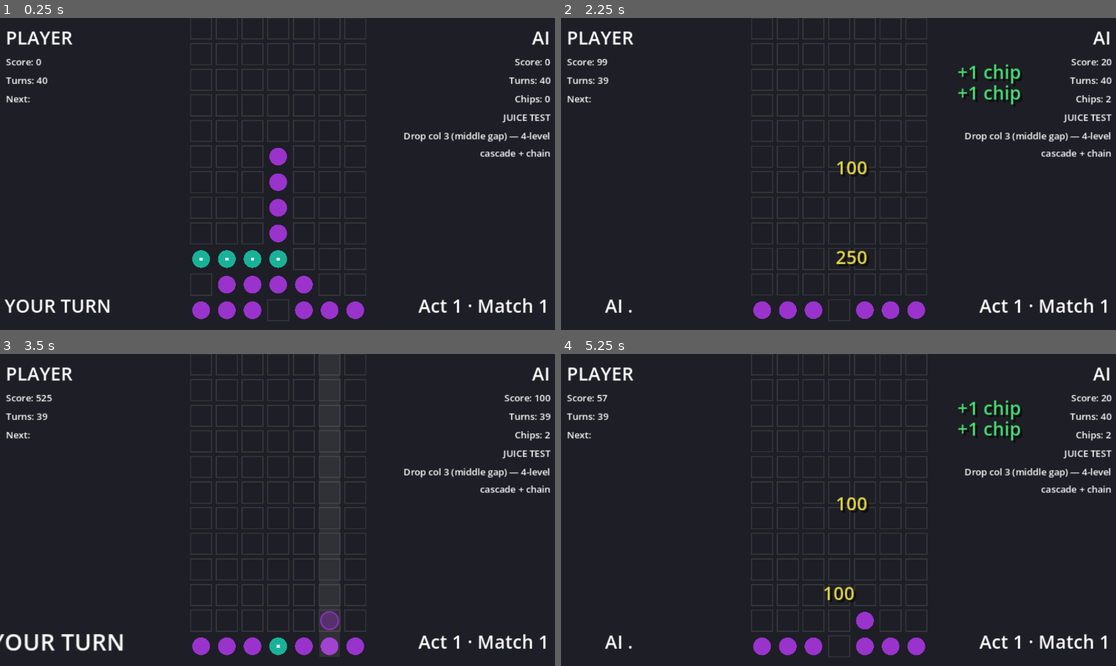
Above: before the commit, frames 1-4 (two rows, left to right).
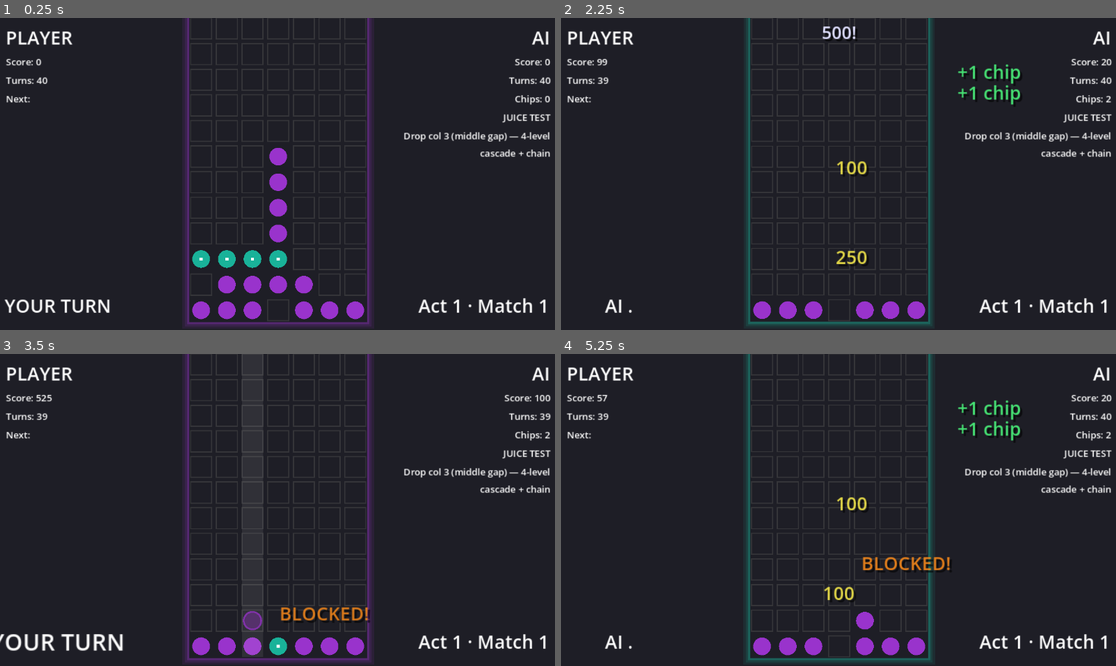
Above: after the commit, the same moments.

Repository: Huffmanz/plummet
Game: Godot game, scene res://scenes/tests/juice_test.tscn
Two runs of this game, one before a commit and one after it. Both use one fixed random seed, a clock stepped at 60 frames per second and the inputs below. The project has no main scene, so this scene is started directly.
Inputs (mouse positions are in pixels of both pictures, inside the frame that each line leads up to):
- Up to frame 1 (0.25 s): no input
- Up to frame 2 (2.25 s): tap Enter at 0.5, 2 s; move the mouse to (960, 158) at 0.52 s; tap R at 0.6 s; click (960, 158) at 0.67 s; tap Space at 1.25 s; move the mouse to (727, 189) at 1.27 s; tap M at 1.35 s; click (727, 189) at 1.42 s; move the mouse to (894, 105) at 2.02 s; tap T at 2.1 s; click (894, 105) at 2.17 s
- Up to frame 3 (3.5 s): move the mouse to (249, 572) at 2.77 s; tap R at 2.85 s; click (249, 572) at 2.92 s
- Up to frame 4 (5.25 s): move the mouse to (1005, 556) at 3.52 s; tap M at 3.6 s; click (1005, 556) at 3.67 s; tap Space at 4.25 s; move the mouse to (672, 463) at 4.27 s; tap T at 4.35 s; click (672, 463) at 4.42 s; tap Enter at 5 s; move the mouse to (866, 510) at 5.02 s; tap R at 5.1 s; click (866, 510) at 5.17 s

The runs differ from the first frame. In frame 1, 1.9% of the frame differs, in the area x 33-67%, y 0-99%; in frame 2, 2.2%; in frame 3, 2.6%; in frame 4, 2.3%.

Commit message:
feat: implement moar juice polish (feature 14)
Board edge glow pulses player/AI color on active turn. Cascade heat
shifts board background warmer as chain depth increases. Frozen column
frost overlay draws blue hatching over locked columns. Drop shadow
ellipse shrinks toward landing cell as piece falls. Piece blooms to
120% saturation on landing. Modifier trigger flash pulses accent color
on activation. Score milestone pop fires centered text at 500/1000/2000+.
Cascade counter badge shows ×N depth in corner during chains. Turn
counter pulses red in last 10 turns. EnemyPortrait reacts neutral/smug/
startled. BLOCKED! popup fires when a piece cuts across 3+ opponent pieces.

Diff:
--- a/scripts/animation/anim_layer.gd
+++ b/scripts/animation/anim_layer.gd
@@ -44,6 +44,8 @@
 var _drop_scale_y: float = 1.0
 var _drop_burst_rect: Rect2 = Rect2()
 var _drop_burst_owner: CellState.Occupant = CellState.Occupant.PLAYER
+var _drop_trail: Array = []  # Vector2 center positions, oldest first
+const _TRAIL_LEN: int = 6
 signal _drop_done
 
 # --- Gravity animation ---
@@ -119,6 +121,30 @@
 var _combo_text: String = ""
 var _combo_elapsed: float = 0.0
 var _combo_active: bool = false
+
+# --- Land glow bloom ---
+var _land_glow: float = 0.0
+
+# --- Modifier trigger flash ---
+class _ModFlash:
+	var rect: Rect2 = Rect2()
+	var color: Color = Color.WHITE
+	var elapsed: float = 0.0
+
+const _MOD_FLASH_DUR: float = 0.22
+var _mod_flashes: Array = []
+
+# --- Cascade counter badge ---
+const _CASCADE_BADGE_FADE: float = 0.4
+var _cascade_badge_depth: int = 0
+var _cascade_badge_elapsed: float = 0.0
+var _cascade_badge_active: bool = false
+var _cascade_badge_fading: bool = false
+
+# --- Score milestone text ---
+var _milestone_text: String = ""
+var _milestone_elapsed: float = 0.0
+var _milestone_active: bool = false
 
 
 
@@ -186,6 +212,26 @@
 			_combo_active = false
 		dirty = true
 
+	if _land_glow > 0.0:
+		_land_glow = maxf(0.0, _land_glow - 5.0 * delta)
+		dirty = true
+
+	if not _mod_flashes.is_empty():
+		_tick_mod_flashes(delta)
+		dirty = true
+
+	if _cascade_badge_active:
+		_cascade_badge_elapsed += delta
+		if _cascade_badge_fading and _cascade_badge_elapsed >= _CASCADE_BADGE_FADE:
+			_cascade_badge_active = false
+		dirty = true
+
+	if _milestone_active:
+		_milestone_elapsed += delta
+		if _milestone_elapsed >= _COMBO_IN + _COMBO_HOLD + _COMBO_OUT:
+			_milestone_active = false
+		dirty = true
+
 	if dirty:
 		queue_redraw()
 
@@ -195,10 +241,15 @@
 		0:  # accelerating fall
 			_drop_vel += _DROP_ACCEL * delta
 			_drop_y += _drop_vel * delta
+			_drop_trail.append(Vector2(_drop_x + _drop_cs * 0.5, _drop_y + _drop_cs * 0.5))
+			if _drop_trail.size() > _TRAIL_LEN:
+				_drop_trail.pop_front()
 			if _drop_y >= _drop_target_y:
 				_drop_y = _drop_target_y
+				_drop_trail.clear()
 				_drop_phase = 1
 				_drop_phase_t = 0.0
+				_land_glow = 1.0
 				_spawn_landing_burst(_drop_burst_rect, _drop_burst_owner)
 		1:  # squash on impact
 			_drop_phase_t = minf(_drop_phase_t + delta / _SQUASH_DUR, 1.0)
@@ -315,12 +366,15 @@
 	_draw_ai_preview()
 	_draw_col_rejects()
 	_draw_col_flashes()
+	_draw_mod_flashes()
 	_draw_clear_anim()
 	_draw_grav()
 	_draw_drop_anim()
 	_draw_bursts()
 	_draw_score_particles()
 	_draw_popups()
+	_draw_cascade_badge()
+	_draw_milestone_text()
 	_draw_combo_text()
 
 
@@ -403,12 +457,31 @@
 	var center := Vector2(_drop_x + _drop_cs * 0.5, _drop_y + _drop_cs * 0.5) + shake_offset
 	var radius := _drop_cs * 0.42
 
-	# Piece trail during fall — spacing scales with velocity
 	if _drop_phase == 0 and not reduced_motion:
-		var trail_spacing := clampf(_drop_vel / 60.0, 8.0, 32.0)
-		for i in 2:
-			var trail_alpha := 0.45 - i * 0.2
-			draw_circle(center - Vector2(0.0, (i + 1) * trail_spacing), radius * 0.9, Color(color.r, color.g, color.b, trail_alpha))
+		# Drop shadow — ellipse at landing cell that shrinks as piece approaches
+		var cur_dist := maxf(0.0, _drop_target_y - _drop_y)
+		var dist_frac := clampf(cur_dist / (_drop_cs * 6.0), 0.0, 1.0)
+		var shadow_rx := _drop_cs * 0.38 * lerpf(0.9, 0.25, dist_frac)
+		var shadow_alpha := lerpf(0.45, 0.08, dist_frac)
+		var shadow_cx := _drop_x + _drop_cs * 0.5 + shake_offset.x
+		var shadow_cy := _drop_target_y + _drop_cs * 0.5 + shake_offset.y
+		draw_set_transform(Vector2(shadow_cx, shadow_cy), 0.0, Vector2(1.0, 0.25))
+		draw_circle(Vector2.ZERO, shadow_rx, Color(0.0, 0.0, 0.0, shadow_alpha))
+		draw_set_transform(Vector2.ZERO, 0.0, Vector2.ONE)
+
+		# Piece trail — draw historical positions, oldest = smallest/most faded
+		for i in _drop_trail.size():
+			var frac := float(i + 1) / float(_drop_trail.size() + 1)
+			var trail_alpha := frac * 0.6
+			var trail_r := radius * (0.35 + frac * 0.55)
+			draw_circle(_drop_trail[i] + shake_offset, trail_r, Color(color.r, color.g, color.b, trail_alpha))
+
+	# Land glow bloom — oversized circle fades out after impact
+	if _land_glow > 0.0 and not reduced_motion:
+		var glow_r := radius * (1.0 + _land_glow * 0.4)
+		draw_set_transform(center, 0.0, Vector2(1.0, _drop_scale_y))
+		draw_circle(Vector2.ZERO, glow_r, Color(color.r, color.g, color.b, _land_glow * 0.55))
+		draw_set_transform(Vector2.ZERO, 0.0, Vector2.ONE)
 
 	draw_set_transform(center, 0.0, Vector2(1.0, _drop_scale_y))
 	draw_circle(Vector2.ZERO, radius, color)
@@ -472,12 +545,84 @@
 
 
 func _combo_alpha() -> float:
-	if _combo_elapsed < _COMBO_IN:
-		return _combo_elapsed / _COMBO_IN
+	return _combo_alpha_for(_combo_elapsed)
+
+
+func _combo_alpha_for(elapsed: float) -> float:
+	if elapsed < _COMBO_IN:
+		return elapsed / _COMBO_IN
 	var hold_end := _COMBO_IN + _COMBO_HOLD
-	if _combo_elapsed < hold_end:
+	if elapsed < hold_end:
 		return 1.0
-	return clampf(1.0 - (_combo_elapsed - hold_end) / _COMBO_OUT, 0.0, 1.0)
+	return clampf(1.0 - (elapsed - hold_end) / _COMBO_OUT, 0.0, 1.0)
+
+
+func _tick_mod_flashes(delta: float) -> void:
+	for i in range(_mod_flashes.size() - 1, -1, -1):
+		var f: _ModFlash = _mod_flashes[i]
+		f.elapsed += delta
+		if f.elapsed >= _MOD_FLASH_DUR:
+			_mod_flashes.remove_at(i)
+
+
+func _draw_mod_flashes() -> void:
+	for f: _ModFlash in _mod_flashes:
+		var t := f.elapsed / _MOD_FLASH_DUR
+		var alpha := sin(t * PI) * 0.75
+		var shifted := Rect2(f.rect.position + shake_offset, f.rect.size)
+		draw_rect(shifted, Color(f.color.r, f.color.g, f.color.b, alpha), false, 3.0)
+		draw_rect(shifted.grow(-2.0), Color(f.color.r, f.color.g, f.color.b, alpha * 0.35))
+
+
+func _draw_cascade_badge() -> void:
+	if not _cascade_badge_active or renderer == null or renderer.layout == null:
+		return
+	var alpha: float
+	if not _cascade_badge_fading:
+		alpha = clampf(_cascade_badge_elapsed / 0.1, 0.0, 1.0)
+	else:
+		alpha = clampf(1.0 - _cascade_badge_elapsed / _CASCADE_BADGE_FADE, 0.0, 1.0)
+	if alpha <= 0.0:
+		return
+	var step := renderer.layout.cell_size + LayoutManager.CELL_GAP
+	var board := renderer.layout.board_origin
+	var bw := (RenderState.COLS - 1) * step + renderer.layout.cell_size
+	var bh := (RenderState.ROWS - 1) * step + renderer.layout.cell_size
+	var font := ThemeDB.fallback_font
+	var font_size := int(renderer.layout.cell_size * 1.4)
+	var text := "×%d" % _cascade_badge_depth
+	var text_w := font.get_string_size(text, HORIZONTAL_ALIGNMENT_LEFT, -1, font_size).x
+	var pos := Vector2(board.x + bw - text_w - 4.0, board.y + bh - 4.0) + shake_offset
+	var badge_color: Color
+	if _cascade_badge_depth <= 2:
+		badge_color = Color(1.0, 0.95, 0.3, alpha)
+	elif _cascade_badge_depth == 3:
+		badge_color = Color(1.0, 0.6, 0.1, alpha)
+	else:
+		badge_color = Color(1.0, 0.2, 0.2, alpha)
+	draw_string(font, pos + Vector2(2.0, 2.0), text, HORIZONTAL_ALIGNMENT_LEFT, -1,
+		font_size, Color(0.0, 0.0, 0.0, alpha * 0.7))
+	draw_string(font, pos, text, HORIZONTAL_ALIGNMENT_LEFT, -1, font_size, badge_color)
+
+
+func _draw_milestone_text() -> void:
+	if not _milestone_active or renderer == null or renderer.layout == null:
+		return
+	var alpha := _combo_alpha_for(_milestone_elapsed)
+	if alpha <= 0.0:
+		return
+	var font := ThemeDB.fallback_font
+	var font_size := int(renderer.layout.cell_size * 0.85)
+	var text_w := font.get_string_size(_milestone_text, HORIZONTAL_ALIGNMENT_LEFT, -1, font_size).x
+	var step := renderer.layout.cell_size + LayoutManager.CELL_GAP
+	var bx := renderer.layout.board_origin.x
+	var bw := (RenderState.COLS - 1) * step + renderer.layout.cell_size
+	var by := renderer.layout.board_origin.y
+	var pos := Vector2(bx + (bw - text_w) * 0.5, by + renderer.layout.cell_size) + shake_offset
+	draw_string(font, pos + Vector2(2.0, 2.0), _milestone_text, HORIZONTAL_ALIGNMENT_LEFT, -1,
+		font_size, Color(0.0, 0.0, 0.0, alpha * 0.7))
+	draw_string(font, pos, _milestone_text, HORIZONTAL_ALIGNMENT_LEFT, -1,
+		font_size, Color(0.88, 0.88, 1.0, alpha))
 
 
 # ---- Public API ----
@@ -500,6 +645,7 @@
 	_drop_phase = 0
 	_drop_phase_t = 0.0
 	_drop_scale_y = 1.0
+	_drop_trail.clear()
 	_drop_active = true
 	queue_redraw()
 	await _drop_done
@@ -623,6 +769,35 @@
 		_score_particles.append(p)
 
 
+func play_modifier_flash(col: int, row: int, gravity_flipped: bool, accent_color: Color) -> void:
+	if reduced_motion or renderer == null or renderer.layout == null:
+		return
+	var f := _ModFlash.new()
+	f.rect = renderer.cell_rect(col, row, gravity_flipped)
+	f.color = accent_color
+	f.elapsed = 0.0
+	_mod_flashes.append(f)
+
+
+func play_cascade_badge(depth: int) -> void:
+	_cascade_badge_depth = depth
+	_cascade_badge_elapsed = 0.0
+	_cascade_badge_active = true
+	_cascade_badge_fading = false
+
+
+func stop_cascade_badge() -> void:
+	if _cascade_badge_active:
+		_cascade_badge_fading = true
+		_cascade_badge_elapsed = 0.0
+
+
+func play_milestone(score: int) -> void:
+	_milestone_text = "%d!" % score
+	_milestone_elapsed = 0.0
+	_milestone_active = true
+
+
 func _spawn_landing_burst(rect: Rect2, owner: CellState.Occupant) -> void:
 	if reduced_motion or renderer == null:
 		return
--- a/scripts/visual/board_renderer.gd
+++ b/scripts/visual/board_renderer.gd
@@ -5,6 +5,7 @@
 var hovered_col: int = -1
 var gravity_hidden_cells: Array[Vector2i] = []
 var idle_breathe_scale: float = 1.0
+var cascade_heat: float = 0.0
 
 
 func _init(p_theme: ThemeBase) -> void:
@@ -16,7 +17,14 @@
 		return
 
 	var board_rect := _board_rect()
-	canvas.draw_rect(board_rect, theme.color_bg)
+	# Board edge glow by turn
+	var glow_color := theme.color_player if state.active_player == CellState.Occupant.PLAYER else theme.color_ai
+	canvas.draw_rect(board_rect.grow(6.0), Color(glow_color.r, glow_color.g, glow_color.b, 0.10), false, 2.0)
+	canvas.draw_rect(board_rect.grow(4.0), Color(glow_color.r, glow_color.g, glow_color.b, 0.22), false, 2.0)
+	canvas.draw_rect(board_rect.grow(2.0), Color(glow_color.r, glow_color.g, glow_color.b, 0.45), false, 2.0)
+	# Background with cascade heat tint
+	var heat_bg := theme.color_bg.lerp(Color(0.25, 0.08, 0.03), cascade_heat)
+	canvas.draw_rect(board_rect, heat_bg)
 
 	for fc in state.frozen_columns:
 		theme.draw_frozen_overlay(canvas, _column_rect(fc.col), fc.turns_remaining)
--- /dev/null
+++ b/scripts/visual/enemy_portrait.gd
@@ -0,0 +1,62 @@
+class_name EnemyPortrait extends Node2D
+
+enum Emotion { NEUTRAL, SMUG, STARTLED }
+
+const _FACE_COLOR := Color(0.1, 0.70, 0.60)
+const _FACE_RADIUS := 28.0
+const _RETURN_DELAY := 2.5
+
+var emotion: Emotion = Emotion.NEUTRAL
+var _emotion_elapsed: float = 0.0
+
+
+func react(e: Emotion) -> void:
+	emotion = e
+	_emotion_elapsed = 0.0
+
+
+func _process(delta: float) -> void:
+	_emotion_elapsed += delta
+	if emotion != Emotion.NEUTRAL and _emotion_elapsed >= _RETURN_DELAY:
+		emotion = Emotion.NEUTRAL
+		_emotion_elapsed = 0.0
+	queue_redraw()
+
+
+func _draw() -> void:
+	var r := _FACE_RADIUS
+
+	# Head
+	draw_circle(Vector2.ZERO, r, _FACE_COLOR)
+	draw_arc(Vector2.ZERO, r, 0.0, TAU, 32, Color(1.0, 1.0, 1.0, 0.18), 1.5)
+
+	var eye_y := -r * 0.22
+	var eye_x := r * 0.35
+	var eye_r := r * 0.17
+
+	match emotion:
+		Emotion.NEUTRAL:
+			_draw_eye(Vector2(-eye_x, eye_y), eye_r, false)
+			_draw_eye(Vector2(eye_x, eye_y), eye_r, false)
+			draw_line(Vector2(-r * 0.28, r * 0.42), Vector2(r * 0.28, r * 0.42), Color.WHITE, 2.0)
+
+		Emotion.SMUG:
+			_draw_eye(Vector2(-eye_x, eye_y), eye_r, true)
+			_draw_eye(Vector2(eye_x, eye_y), eye_r, true)
+			# Smirk — arc offset to one side
+			draw_arc(Vector2(r * 0.08, r * 0.35), r * 0.24, PI * 0.08, PI * 0.88, 12, Color.WHITE, 2.0)
+
+		Emotion.STARTLED:
+			_draw_eye(Vector2(-eye_x, eye_y - 3.0), eye_r * 1.3, false)
+			_draw_eye(Vector2(eye_x, eye_y - 3.0), eye_r * 1.3, false)
+			# Open O mouth
+			draw_circle(Vector2(0.0, r * 0.46), r * 0.18, Color(0.04, 0.08, 0.08))
+			draw_arc(Vector2(0.0, r * 0.46), r * 0.18, 0.0, TAU, 16, Color.WHITE, 2.0)
+
+
+func _draw_eye(pos: Vector2, r: float, half_lidded: bool) -> void:
+	draw_circle(pos, r, Color.WHITE)
+	draw_circle(pos + Vector2(0.0, r * 0.15), r * 0.52, Color(0.04, 0.08, 0.08))
+	if half_lidded:
+		# Filled rect over top half simulates a drooping lid
+		draw_rect(Rect2(pos - Vector2(r + 1.0, r + 1.0), Vector2((r + 1.0) * 2.0, r + 1.0)), _FACE_COLOR)
--- a/scripts/visual/game_board.gd
+++ b/scripts/visual/game_board.gd
@@ -48,6 +48,12 @@
 # Idle breathe
 var _idle_t: float = 0.0
 
+# Score milestone tracking
+var _score_milestone: int = 0
+
+# Enemy portrait
+var _enemy_portrait: EnemyPortrait
+
 
 func _ready() -> void:
 	_theme = ThemeJam.new()
@@ -58,6 +64,9 @@
 	_ghost_canvas.renderer = _renderer
 	_queue_canvas.renderer = _renderer
 	_anim_layer.renderer = _renderer
+
+	_enemy_portrait = EnemyPortrait.new()
+	add_child(_enemy_portrait)
 
 	get_viewport().size_changed.connect(_on_viewport_resized)
 	_on_viewport_resized()
@@ -90,6 +99,20 @@
 		_renderer.idle_breathe_scale = 1.0 + sin(_idle_t * 1.8) * 0.001
 	elif _renderer != null:
 		_renderer.idle_breathe_scale = 1.0
+
+	# Cascade heat cools after cascade ends
+	if _renderer != null and _renderer.cascade_heat > 0.0:
+		_renderer.cascade_heat = move_toward(_renderer.cascade_heat, 0.0, delta * 1.5)
+		_board_canvas.queue_redraw()
+
+	# Turn counter urgency — pulse red in last 10 turns
+	if _state != null and _match_active:
+		var p_turns := _state.player_turns_remaining
+		if p_turns <= 10 and p_turns > 0:
+			var pulse := 0.5 + 0.5 * sin(Time.get_ticks_msec() * 0.009)
+			_player_turns_label.modulate = Color(1.0, pulse * 0.4 + 0.6, pulse * 0.4 + 0.6)
+		else:
+			_player_turns_label.modulate = Color.WHITE
 
 	# Keep score labels updating during tween
 	if _state != null and (_disp_player_score != float(_state.player_score) or _disp_ai_score != float(_state.ai_score)):
@@ -109,6 +132,9 @@
 	_chip_count = 0
 	_disp_player_score = 0.0
 	_disp_ai_score = 0.0
+	_score_milestone = 0
+	if _renderer != null:
+		_renderer.cascade_heat = 0.0
 
 	_turn_manager.match_ended.connect(_on_match_ended)
 	_turn_manager.start()
@@ -137,6 +163,8 @@
 		return
 
 	_animating = true
+	_renderer.hovered_col = -1
+	_ghost_canvas.queue_redraw()
 
 	# Player turn — drop and animate
 	var p_piece := Piece.new(Piece.Owner.PLAYER)
@@ -145,6 +173,8 @@
 	_board.drop_piece(col, p_piece)
 	await _anim_layer.play_drop(col, landing_row, CellState.Occupant.PLAYER, gf)
 	_check_col_fill_flash(col)
+	if _is_block_move(col, landing_row, Piece.Owner.PLAYER):
+		_spawn_blocked_popup(col, landing_row, gf)
 	_state = _build_state()
 	_refresh_all()
 
@@ -152,6 +182,7 @@
 	var chips_before := _chip_count
 	_award_chips(p_result, Piece.Owner.PLAYER)
 	_score_tracker.add_turn(_score_calc.calculate(p_result, 0))
+	_check_score_milestone()
 	_turn_manager.advance(_board)
 	if _chip_count > chips_before:
 		_spawn_chip_popups(_chip_count - chips_before)
@@ -168,6 +199,7 @@
 		await _run_ai_turn_animated()
 
 	_animating = false
+	_renderer.hovered_col = _renderer.col_from_position(get_local_mouse_position().x)
 	_state = _build_state()
 	_refresh_all()
 	_pop_turn_indicator()
@@ -193,10 +225,14 @@
 	_board.drop_piece(ai_col, _ai.current_piece)
 	await _anim_layer.play_drop(ai_col, ai_landing_row, CellState.Occupant.AI, gf)
 	_check_col_fill_flash(ai_col)
+	if _is_block_move(ai_col, ai_landing_row, Piece.Owner.AI):
+		_spawn_blocked_popup(ai_col, ai_landing_row, gf)
 	_state = _build_state()
 	_refresh_all()
 
 	var ai_result := await _run_cascade_animated(_board, Piece.Owner.AI)
+	if ai_result.max_depth >= 1:
+		_enemy_portrait.react(EnemyPortrait.Emotion.SMUG)
 	_score_tracker.add_turn(_score_calc.calculate(ai_result, 0))
 	_ai.advance_queue()
 	_turn_manager.advance(_board)
@@ -245,6 +281,11 @@
 			if has_ai:
 				ai_cleared = true
 
+		# Cascade heat + badge — escalate with depth
+		_renderer.cascade_heat = clampf(float(depth) / 3.0, 0.0, 1.0)
+		if depth >= 1:
+			_anim_layer.play_cascade_badge(depth + 1)
+
 		# Combo text + shake trigger once per depth level, before individual clears
 		if depth >= 1:
 			_anim_layer.play_combo_text(depth + 1)
@@ -270,6 +311,7 @@
 			for run in runs:
 				chain_cells.append_array(run.cells)
 			_anim_layer.spawn_popup(_popup_pos(chain_cells) - Vector2(0.0, 28.0), "+150 CHAIN")
+			_enemy_portrait.react(EnemyPortrait.Emotion.STARTLED)
 
 		# Remove all cleared pieces, then let pieces fall
 		board.remove_clears(runs)
@@ -305,6 +347,7 @@
 			ai_clear_count += 1
 		depth += 1
 
+	_anim_layer.stop_cascade_badge()
 	result.max_depth = maxi(0, depth - 1)
 	return result
 
@@ -447,6 +490,13 @@
 	tw.tween_property(_turn_indicator_label, "scale", Vector2(1.0, 1.0), 0.14).set_trans(Tween.TRANS_BACK)
 
 
+func _check_score_milestone() -> void:
+	for m: int in [500, 1000, 2000, 4000]:
+		if _score_tracker.player_score >= m and _score_milestone < m:
+			_score_milestone = m
+			_anim_layer.play_milestone(m)
+
+
 func _on_viewport_resized() -> void:
 	_layout = _layout_mgr.compute(get_viewport().get_visible_rect().size)
 	_renderer.layout = _layout
@@ -464,6 +514,8 @@
 		_left_panel.size = Vector2(pw, board_area_h)
 		_right_panel.position = Vector2(vp.x - pw, 0.0)
 		_right_panel.size = Vector2(pw, board_area_h)
+		_enemy_portrait.visible = true
+		_enemy_portrait.position = Vector2(vp.x - pw * 0.5, board_area_h * 0.28)
 	else:
 		_left_panel.visible = true
 		_right_panel.visible = true
@@ -471,6 +523,7 @@
 		_left_panel.size = Vector2(vp.x, 36.0)
 		_right_panel.position = Vector2(0.0, 36.0)
 		_right_panel.size = Vector2(vp.x, 36.0)
+		_enemy_portrait.visible = false
 
 	_bottom_strip.position = Vector2(0.0, vp.y - bh)
 	_bottom_strip.size = Vector2(vp.x, bh)
@@ -481,6 +534,44 @@
 
 	if _state != null:
 		_refresh_all()
+
+
+func _is_block_move(col: int, row: int, my_owner: Piece.Owner) -> bool:
+	var opponent := Piece.Owner.AI if my_owner == Piece.Owner.PLAYER else Piece.Owner.PLAYER
+	var axes: Array[Vector2i] = [Vector2i(1, 0), Vector2i(0, 1), Vector2i(1, 1), Vector2i(1, -1)]
+	for axis: Vector2i in axes:
+		var count: int = 0
+		var c: int = col + axis.x
+		var r: int = row + axis.y
+		while c >= 0 and c < BoardEngine.COLS and r >= 0 and r < BoardEngine.ROWS:
+			var cell := _board.get_cell(c, r)
+			if cell != null and cell.owner == opponent:
+				count += 1
+				c += axis.x
+				r += axis.y
+			else:
+				break
+		c = col - axis.x
+		r = row - axis.y
+		while c >= 0 and c < BoardEngine.COLS and r >= 0 and r < BoardEngine.ROWS:
+			var cell := _board.get_cell(c, r)
+			if cell != null and cell.owner == opponent:
+				count += 1
+				c -= axis.x
+				r -= axis.y
+			else:
+				break
+		if count >= 3:
+			return true
+	return false
+
+
+func _spawn_blocked_popup(col: int, row: int, gf: bool) -> void:
+	if _renderer == null or _renderer.layout == null:
+		return
+	var cell_center := _renderer.cell_rect(col, row, gf).get_center()
+	var pos := cell_center - Vector2(0.0, _renderer.layout.cell_size)
+	_anim_layer.spawn_popup(pos, "BLOCKED!", Color(1.0, 0.55, 0.1))
 
 
 func _input(event: InputEvent) -> void:
--- a/scripts/visual/theme_jam.gd
+++ b/scripts/visual/theme_jam.gd
@@ -62,6 +62,30 @@
 
 func draw_frozen_overlay(canvas: CanvasItem, rect: Rect2, _turns_remaining: int) -> void:
 	canvas.draw_rect(rect, color_frozen_overlay)
+	# Frost hatching — diagonal lines at 45°
+	var hatch_color := Color(0.65, 0.88, 1.0, 0.28)
+	var spacing := 10.0
+	var rx := rect.position.x
+	var ry := rect.position.y
+	var rw := rect.size.x
+	var rh := rect.size.y
+	var d := rx - rh
+	while d <= rx + rw:
+		var x1 := d
+		var y1 := ry
+		var x2 := d + rh
+		var y2 := ry + rh
+		if x1 < rx:
+			var adj := rx - x1
+			x1 = rx
+			y1 += adj
+		if x2 > rx + rw:
+			var adj := x2 - (rx + rw)
+			x2 = rx + rw
+			y2 -= adj
+		if y1 < ry + rh and y2 > ry and x1 <= x2:
+			canvas.draw_line(Vector2(x1, y1), Vector2(x2, y2), hatch_color, 1.0)
+		d += spacing
 
 
 func draw_modifier_badge(canvas: CanvasItem, rect: Rect2, modifier_name: String, slot: int) -> void:
Not shown, added: scripts/visual/enemy_portrait.gd.uid
Not shown, changed: context/current-feature.md
Not shown, added: context/features/14-moar-juice.md
